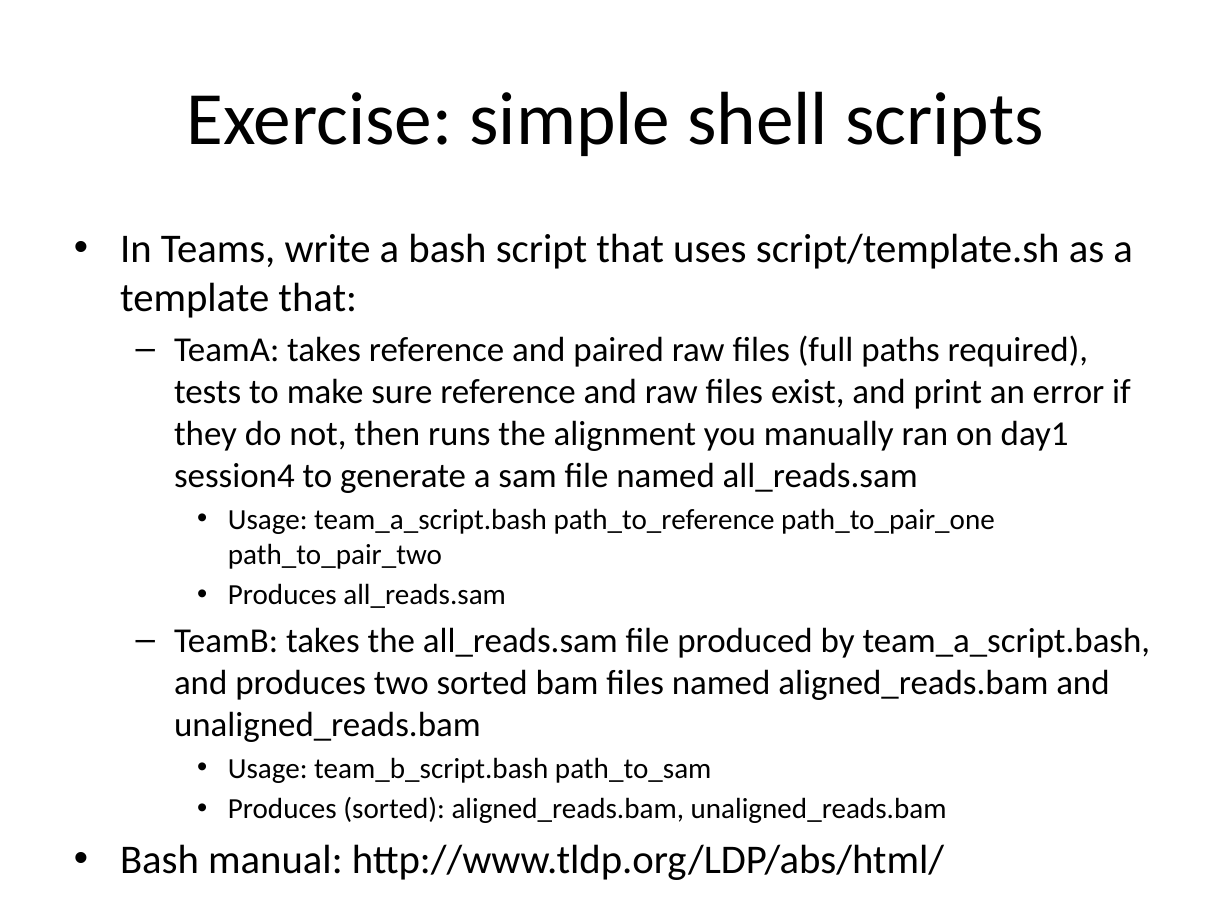
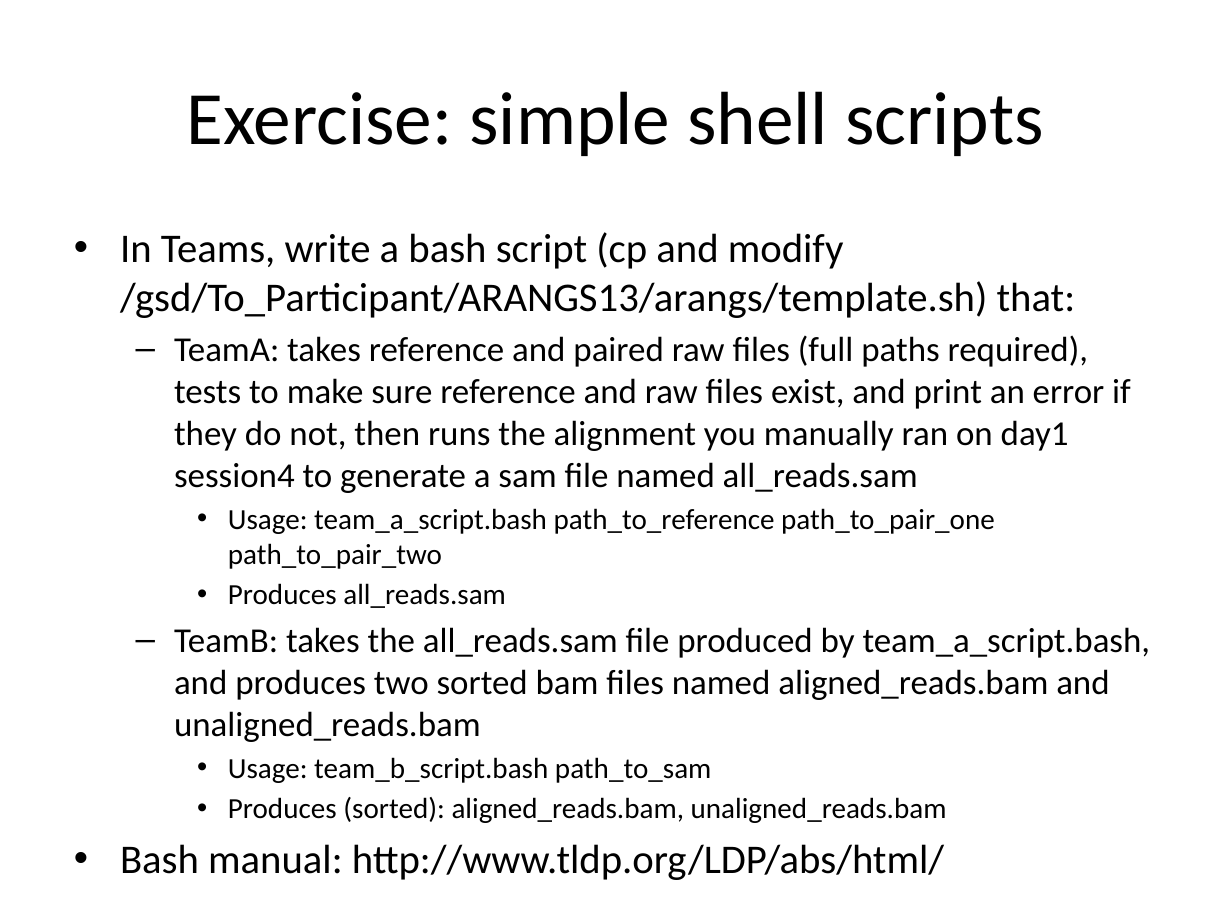
Before and after one commit to naturalis/arangs, a slide deck: slide 15 of doc/slides/day2/session1/CLIScripting.pptx. Drawn at 1232x924 pixels with LibreOffice and Linux fonts; fonts in the diff are those of the drawing. Boxes give left, top, right and bottom in pixels: in the first picture for what was removed or moved away, otherwise in the second. Text is boxed around its words. In the diff, an @@ line names an element or a change of style, - is before the commit and + after.

Commit message:
tweaked exercise with path

```diff
--- a/doc/slides/day2/session1/CLIScripting.pptx
+++ b/doc/slides/day2/session1/CLIScripting.pptx
@@ text at [120, 232, 1076, 318]: text changed @@
-• In Teams, write a bash script that uses script/template.sh as a template that:
+• In Teams, write a bash script (cp and modify /gsd/To_Participant/ARANGS13/arangs/template.sh) that:
```
